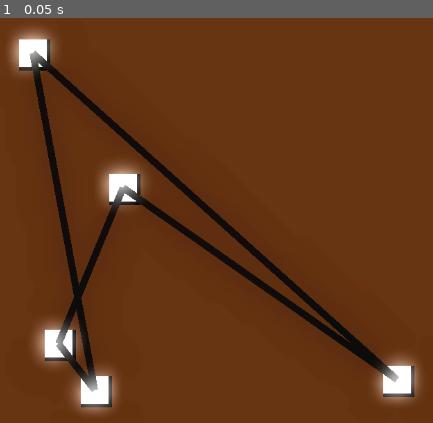
Above: before the commit, frame 1.
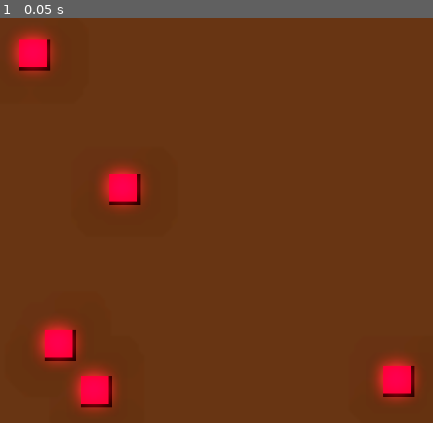
Above: after the commit, the same moment.

Repository: syshotdev/RiskyStrats
Game: Godot game, scene res://main.tscn
The game is run twice, just before and just after one commit, with the same random seed, the same clock (stepped at 60 frames per second) and the same inputs.
Inputs:
- Up to frame 1 (0.05 s): no input

The runs differ from the first frame. In frame 1, 10% of the frame differs, in the area x 2-97%, y 2-98%.
Error after the commit: Parse Error: Function "sendSelectedPayloads()" not found in base self. (res://Objects/Selection)

Commit message:
Tried to move code from main to specified class, not runnable currently

Diff:
--- a/Objects/GameNode/gameNode.gd
+++ b/Objects/GameNode/gameNode.gd
@@ -16,7 +16,7 @@
 var killRate : float = 0.1
 
 
-func _process(delta):
+func tick(delta):
 	unitAmounts = takeDamage(unitAmounts, delta)
 	updateColorDisplays(unitAmounts)
 
--- a/Objects/Road/road.gd
+++ b/Objects/Road/road.gd
@@ -21,10 +21,6 @@
 func _ready():
 	roadLength = node1.position.distance_to(node2.position) # Find road length
 	position = Vector2.ZERO # This is not needed technically but if not at 0,0 it breaks
-
-
-func _process(delta):
-	moveAllRoadUnits(delta)
 
 
 func _draw():
--- a/Objects/Road/road.tscn
+++ b/Objects/Road/road.tscn
@@ -1,10 +1,6 @@
-[gd_scene load_steps=3 format=3 uid="uid://cx5e5su7u3ix0"]
+[gd_scene load_steps=2 format=3 uid="uid://cx5e5su7u3ix0"]
 
 [ext_resource type="Script" path="res://Objects/Road/road.gd" id="1_4x3lg"]
-[ext_resource type="PackedScene" uid="uid://bnwaw1kim2ou6" path="res://Objects/Units/road_unit.tscn" id="2_nvxf1"]
 
 [node name="Road" type="Node2D"]
 script = ExtResource("1_4x3lg")
-roadUnitScene = ExtResource("2_nvxf1")
-color = Color(0.0627451, 0.0627451, 0.0627451, 1)
-thickness = 10
--- a/Objects/Selection stuff/SelectionArea.gd
+++ b/Objects/Selection stuff/SelectionArea.gd
@@ -22,6 +22,7 @@
 
 func _ready():
 	changeSelectionType(selectionTypes.RECTANGLE)
+
 
 # I don't know why I need this (to create selection shapes?)
 func changeSelectionType(type : selectionTypes):
--- /dev/null
+++ b/Objects/Selection stuff/selectionProcesser.gd
@@ -0,0 +1,37 @@
+extends Node2D
+
+var selectedNodes : Array[GameNode] = []
+
+var mouseClicked : bool = false
+var mousePositionStart : Vector2 = Vector2.ZERO
+var mousePositionEnd : Vector2 = Vector2.ZERO
+
+func tick():
+	var leftClickPressed = Input.is_mouse_button_pressed(MOUSE_BUTTON_LEFT)
+
+	# If mouse wasn't already clicked and the left click is currently clicked
+	# (if mouse button left click just pressed)
+	if(not mouseClicked && leftClickPressed):
+		# Say the mouse has been clicked
+		mouseClicked = true
+		# Get start pos for slection area
+		mousePositionStart = get_global_mouse_position()
+	elif(leftClickPressed):
+		# Get end pos every frame to update selection area
+		mousePositionEnd = get_global_mouse_position()
+
+	var randomValueNoUse = 0
+
+
+func _input(event):
+
+	# If the mouse was pressed or released and it wasn't a left click on, say the mouse isn't clicked
+	if event is InputEventMouseButton && not Input.is_mouse_button_pressed(MOUSE_BUTTON_LEFT):
+		mouseClicked = false
+
+	# Future nick, I'm sorry. I tried putting all the detection code somewhere else that's not main.
+	# Problem: Most of the things relied on it being main
+	if(Input.is_action_just_pressed("Tier1")):
+		print(selectedNodes)
+		sendSelectedPayloads(selectedNodes, 80)
+	#elif event is InputEventAction:
--- a/Objects/Selection stuff/selection_area.tscn
+++ b/Objects/Selection stuff/selection_area.tscn
@@ -1,14 +1,16 @@
-[gd_scene load_steps=4 format=3 uid="uid://dqshkg4phk7r3"]
+[gd_scene load_steps=5 format=3 uid="uid://dqshkg4phk7r3"]
 
 [ext_resource type="Script" path="res://Objects/Selection stuff/SelectionArea.gd" id="1_b4wyq"]
 [ext_resource type="Script" path="res://Objects/Selection stuff/selectionVisual.gd" id="2_27tsf"]
+[ext_resource type="Script" path="res://Objects/Selection stuff/selectionProcesser.gd" id="2_hn7ma"]
 
 [sub_resource type="RectangleShape2D" id="RectangleShape2D_hlpl3"]
 
-[node name="SelectionArea" type="Node2D" node_paths=PackedStringArray("selectionVisual", "selectionShape")]
+[node name="SelectionArea" type="Node2D"]
 script = ExtResource("1_b4wyq")
-selectionVisual = NodePath("SelectionVisual")
-selectionShape = NodePath("Area2D/CollisionShape2D")
+
+[node name="SelectionProcesser" type="Node2D" parent="."]
+script = ExtResource("2_hn7ma")
 
 [node name="SelectionVisual" type="Node2D" parent="."]
 script = ExtResource("2_27tsf")
--- a/main.gd
+++ b/main.gd
@@ -8,11 +8,6 @@
 var roads
 var nodes
 
-var selectedNodes : Array[GameNode] = []
-
-var mouseClicked : bool = false
-var mousePositionStart : Vector2 = Vector2.ZERO
-var mousePositionEnd : Vector2 = Vector2.ZERO
 
 func _ready():
 	roads = find_child("Roads").get_children()
@@ -24,39 +19,18 @@
 
 
 func _process(delta):
-	var leftClickPressed = Input.is_mouse_button_pressed(MOUSE_BUTTON_LEFT)
+	for road in roads:
+		road.moveAllRoadUnits(delta)
+	for node in nodes:
+		node.tick(delta)
 
-	# If mouse wasn't already clicked and the left click is currently clicked
-	# (if mouse button left click just pressed)
-	if(not mouseClicked && leftClickPressed):
-		# Say the mouse has been clicked
-		mouseClicked = true
-		# Get start pos for slection area
-		mousePositionStart = get_global_mouse_position()
-	elif(leftClickPressed):
-		# Get end pos every frame to update selection area
-		mousePositionEnd = get_global_mouse_position()
-
-	selectedNodes = selectionArea.getNodesInArea(mousePositionStart, mousePositionEnd)
-	var randomValueNoUse = 0
-
-
-func _input(event):
-
-	# If the mouse was pressed or released and it wasn't a left click on, say the mouse isn't clicked
-	if event is InputEventMouseButton && not Input.is_mouse_button_pressed(MOUSE_BUTTON_LEFT):
-		mouseClicked = false
-
-	if(Input.is_action_just_pressed("Tier1")):
-			print(selectedNodes)
-			sendSelectedPayloads(selectedNodes, 80)
-	#elif event is InputEventAction:
+	$SelectionArea.tick(delta)
+	sendSelectedPayloads(selectionArea.selectedNodes, 10)
 
 
 func sendSelectedPayloads(selectedNodes : Array[GameNode], amount : int):
 	for node in selectedNodes:
 		distributer.sendPayload(node,nodes[2],Unit.new(GameColors.colors.BLUE, amount))
-
 
 # Gets the road's node1 and node2 and sets themselves as neighbors
 func setRoadNodeNeighbors(road : Road):
--- a/main.tscn
+++ b/main.tscn
@@ -1,9 +1,9 @@
 [gd_scene load_steps=6 format=3 uid="uid://cvb7j4gup8mxa"]
 
 [ext_resource type="Script" path="res://main.gd" id="1_0f1fw"]
-[ext_resource type="PackedScene" uid="uid://cjpcojig6iwdw" path="res://Objects/node.tscn" id="1_5ulmy"]
-[ext_resource type="PackedScene" uid="uid://cx5e5su7u3ix0" path="res://Objects/road.tscn" id="2_8i177"]
-[ext_resource type="PackedScene" uid="uid://dqshkg4phk7r3" path="res://Objects/selection_area.tscn" id="4_3nvu1"]
+[ext_resource type="PackedScene" uid="uid://cjpcojig6iwdw" path="res://Objects/GameNode/node.tscn" id="1_5ulmy"]
+[ext_resource type="PackedScene" uid="uid://cx5e5su7u3ix0" path="res://Objects/Road/road.tscn" id="2_8i177"]
+[ext_resource type="PackedScene" uid="uid://dqshkg4phk7r3" path="res://Objects/Selection stuff/selection_area.tscn" id="4_3nvu1"]
 
 [sub_resource type="Environment" id="Environment_p2hpy"]
 background_mode = 3
@@ -40,9 +40,8 @@
 
 [node name="Roads" type="Node2D" parent="."]
 
-[node name="Road" parent="Roads" node_paths=PackedStringArray("node1", "node2") instance=ExtResource("2_8i177")]
-node1 = NodePath("../../Nodes/Node")
-node2 = NodePath("../../Nodes/Node2")
+[node name="Road" parent="Roads" instance=ExtResource("2_8i177")]
+script = null
 
 [node name="Road2" parent="Roads" node_paths=PackedStringArray("node1", "node2") instance=ExtResource("2_8i177")]
 node1 = NodePath("../../Nodes/Node4")
